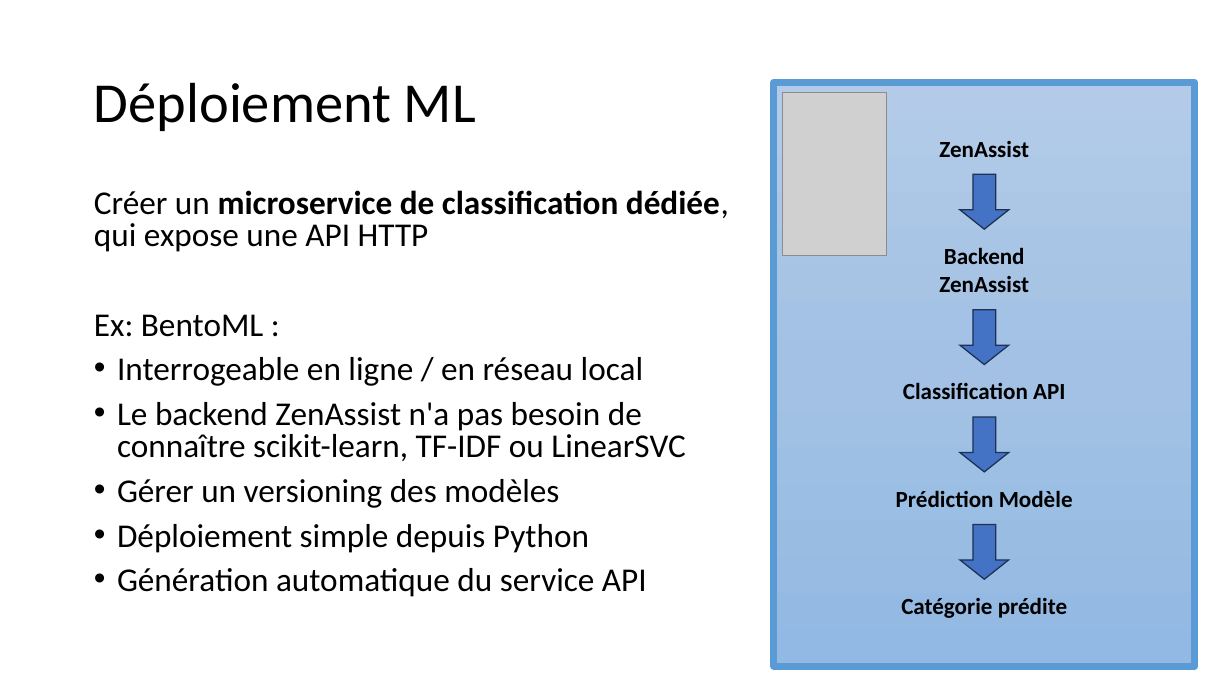
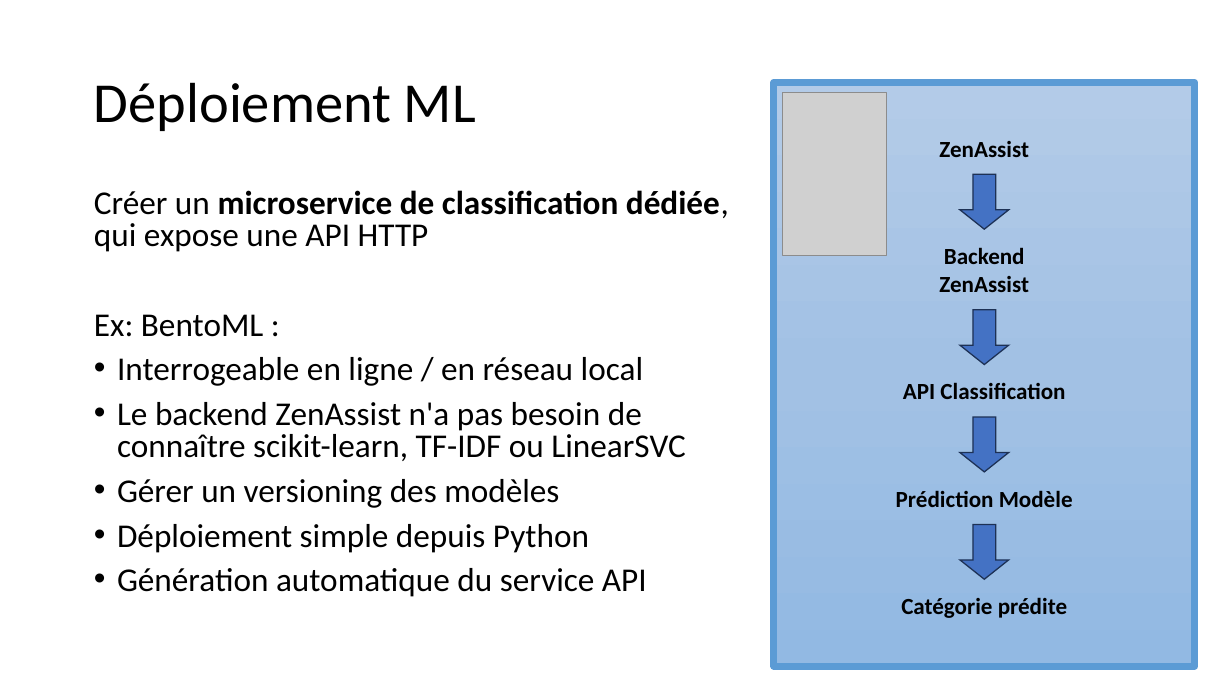
Before and after one commit to Ace4teaM/OCR-ZenAssist, a slide deck: slide 24 of Présentation.pptx (slide 28 before the commit). Drawn at 1232x693 pixels with LibreOffice and Linux fonts; fonts in the diff are those of the drawing; grey boxes stand for pictures. Boxes give left, top, right and bottom in pixels: in the first picture for what was removed or moved away, otherwise in the second. Text is boxed around its words. In the diff, an @@ line names an element or a change of style, - is before the commit and + after.

```diff
--- a/Présentation.pptx
+++ b/Présentation.pptx
@@ text at [903,382,1065,399]: text changed @@
-Classification API
+API Classification
```
Also in this commit, not shown: 12 other slides changed, 1 slide added, 3 slides removed, 8 other files.
